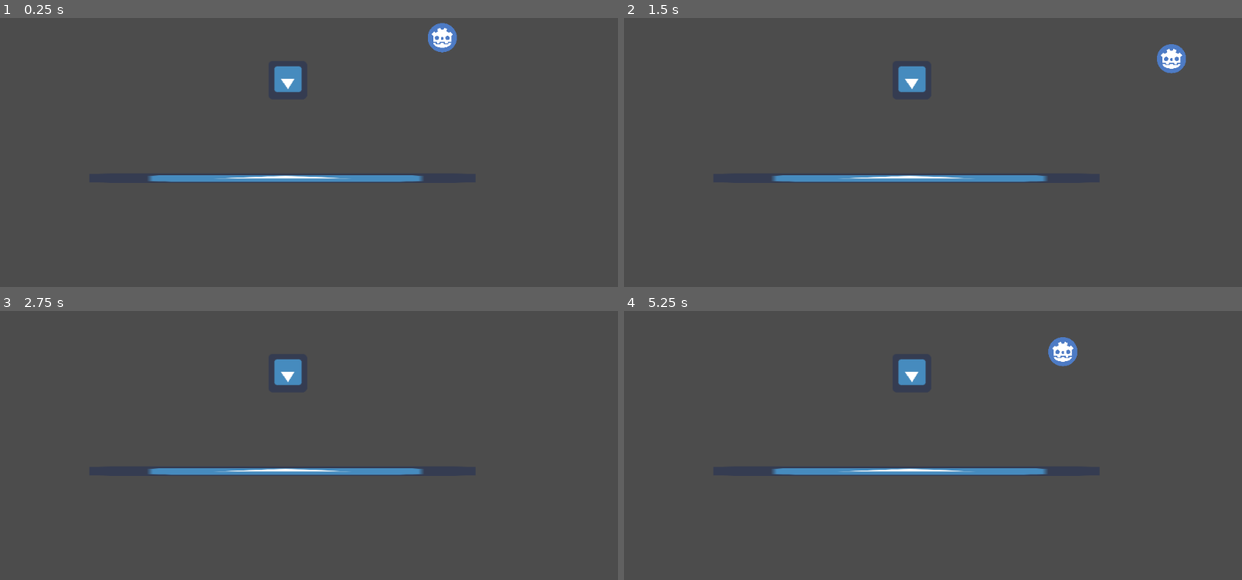
Above: before the commit, frames 1-4 (two rows, left to right).
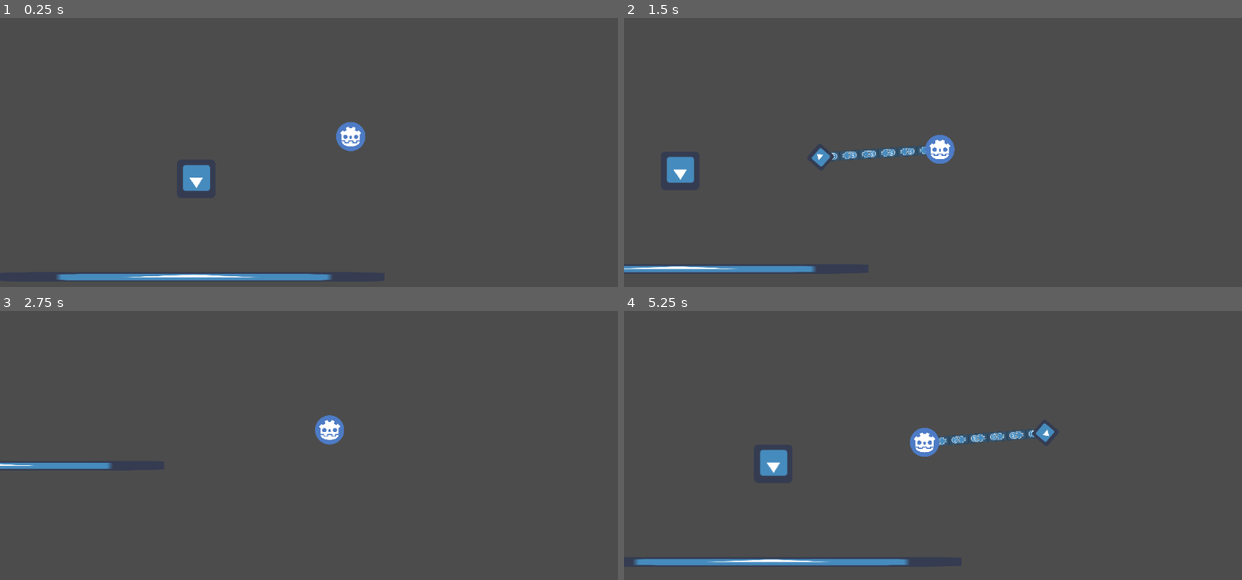
Above: after the commit, the same moments.

Repository: EliezerGraber/ProjectZero
Game: Godot game, scene res://TestWorld.tscn
The game is run twice, just before and just after one commit, with the same random seed, the same clock (stepped at 60 frames per second) and the same inputs. The engine's default icon, where the game draws it, is replaced by a stand-in: a white triangle on a blue panel in a dark square.
Inputs (mouse positions are in pixels of both pictures, inside the frame that each line leads up to):
- Up to frame 1 (0.25 s): no input
- Up to frame 2 (1.5 s): move the mouse to (1068, 117) at 0.52 s; hold Right (ui_right) 0.53-1.28 s; click (1068, 117) at 0.67 s; move the mouse to (809, 155) at 1.27 s; hold Down (ui_down) from 1.28 s (still down); click (809, 155) at 1.42 s
- Up to frame 3 (2.75 s): move the mouse to (370, 351) at 2.02 s; release Down (ui_down) at 2.03 s; hold Right (ui_right) from 2.03 s (still down); click (370, 351) at 2.17 s
- Up to frame 4 (5.25 s): move the mouse to (902, 501) at 2.77 s; release Right (ui_right) at 2.78 s; hold Up (ui_up) 2.78-3.53 s; click (902, 501) at 2.92 s; move the mouse to (1118, 483) at 3.52 s; hold Left (ui_left) 3.53-5.03 s; click (1118, 483) at 3.67 s; move the mouse to (747, 375) at 4.27 s; click (747, 375) at 4.42 s; move the mouse to (963, 429) at 5.02 s; hold Down (ui_down) from 5.03 s (still down); click (963, 429) at 5.17 s

The runs differ from the first frame. In frame 1, 3.8% of the frame differs, in the area x 9-74%, y 1-98%; in frame 2, 4.3%; in frame 3, 2.4%; in frame 4, 4.5%, in the area x 1-74%, y 9-95%.

Commit message:
Movement, basic camera script, pull towards thing with grappling hook

Diff:
--- /dev/null
+++ b/Camera2D.gd
@@ -0,0 +1,15 @@
+"""
+This script controls the dynamic camera.
+"""
+extends Camera2D
+
+# Radius of the zone in the middle of the screen where the cam doesn't move
+export (int) var max_distance = 100
+
+#func input(event: InputEvent):
+#	if event is InputEventMouseMotion: # If the mouse moved...
+#		var _target = event.position - get_viewport().size * 0.5	# Get the mouse position relative to the middle of the screen
+#		self.position = lerp(self.position,$"../Player".position + (_target.normalized() * clamp(_target.length(),0,max_distance) * 0.5),0.1)
+func _physics_process(delta):
+#	self.position = lerp(self.position,$"../Player".position,.1)
+	self.position = lerp(self.position,$"../Player".position + get_global_mouse_position().normalized(),0.1)
--- /dev/null
+++ b/Hook.gd
@@ -0,0 +1,50 @@
+"""
+This script controls the chain.
+"""
+extends Node2D
+
+onready var links = $Chains		# A slightly easier reference to the links
+var direction := Vector2(0,0)	# The direction in which the chain was shot
+var tip := Vector2(0,0)			# The global position the tip should be in
+								# We use an extra var for this, because the chain is
+								# connected to the player and thus all .position
+								# properties would get messed with when the player
+								# moves.
+
+const chain_speed = 50	# The speed with which the chain moves
+
+var flying = false	# Whether the chain is moving through the air
+var hooked = false	# Whether the chain has connected to a wall
+
+# shoot() shoots the chain in a given direction
+func shoot(dir: Vector2) -> void:
+	direction = dir.normalized()	# Normalize the direction and save it
+	flying = true					# Keep track of our current scan
+	tip = self.global_position		# reset the tip position to the player's position
+
+# release() the chain
+func release() -> void:
+	flying = false	# Not flying anymore
+	hooked = false	# Not attached anymore
+
+# Every graphics frame we update the visuals
+func _process(_delta: float) -> void:
+	self.visible = flying or hooked	# Only visible if flying or attached to something
+	if not self.visible:
+		return	# Not visible -> nothing to draw
+	var tip_loc = to_local(tip)	# Easier to work in local coordinates
+	# We rotate the links (= chain) and the tip to fit on the line between self.position (= origin = player.position) and the tip
+	links.rotation = self.position.angle_to_point(tip_loc) - deg2rad(90)
+	$Tip.rotation = self.position.angle_to_point(tip_loc) - deg2rad(90)
+	links.position = tip_loc						# The links are moved to start at the tip
+	links.region_rect.size.y = tip_loc.length() * 2		# and get extended for the distance between (0,0) and the tip
+
+# Every physics frame we update the tip position
+func _physics_process(_delta: float) -> void:
+	$Tip.global_position = tip	# The player might have moved and thus updated the position of the tip -> reset it
+	if flying:
+		# `if move_and_collide()` always moves, but returns true if we did collide
+		if $Tip.move_and_collide(direction * chain_speed):
+			hooked = true	# Got something!
+			flying = false	# Not flying anymore
+	tip = $Tip.global_position	# set `tip` as starting position for next frame
--- /dev/null
+++ b/Hook.tscn
@@ -0,0 +1,34 @@
+[gd_scene load_steps=5 format=2]
+
+[ext_resource path="res://icon.png" type="Texture" id=1]
+[ext_resource path="res://chains.png" type="Texture" id=2]
+[ext_resource path="res://Hook.gd" type="Script" id=3]
+
+[sub_resource type="CapsuleShape2D" id=1]
+radius = 3.62835
+height = 27.5174
+
+[node name="Hook" type="Node2D"]
+script = ExtResource( 3 )
+
+[node name="Chains" type="Sprite" parent="."]
+scale = Vector2( 0.25, 0.5 )
+texture = ExtResource( 2 )
+centered = false
+offset = Vector2( -32, 0 )
+region_enabled = true
+region_rect = Rect2( 0, 0, 64, 6400 )
+
+[node name="Tip" type="KinematicBody2D" parent="."]
+scale = Vector2( 1.5, 1.5 )
+collision_layer = 4
+
+[node name="HookSprite" type="Sprite" parent="Tip"]
+rotation = 0.785398
+scale = Vector2( 0.35, 0.35 )
+texture = ExtResource( 1 )
+
+[node name="CollisionShape2D" type="CollisionShape2D" parent="Tip"]
+position = Vector2( 0, 8 )
+scale = Vector2( 2, 1 )
+shape = SubResource( 1 )
--- a/PlayerKinematicBody2D.gd
+++ b/Player.gd
@@ -1,9 +1,11 @@
 extends KinematicBody2D
 
 export (int) var speed = 3
+export (int) var hook_pull = 5
 
 var velocity = Vector2()
-var transfer_velocity = Vector2()
+var hook_velocity := Vector2(0,0)
+#var transfer_velocity = Vector2()
 var input = Vector2()
 
 func movement():
@@ -30,15 +32,36 @@
 	else:
 		velocity.y = lerp(velocity.y,0,.35)
 
-func _process(delta):
-	pass
+func _input(event: InputEvent) -> void:
+	if event is InputEventMouseButton:
+		if event.pressed:
+			# We clicked the mouse -> shoot()
+			$Hook.shoot(event.position - get_viewport().size * 0.5)
+		else:
+			# We released the mouse -> release()
+			$Hook.release()
+
 
 func _physics_process(delta):
 	movement()
-	#move_and_slide(velocity * 80)
-	var collision = move_and_collide(velocity * 80 * delta)
-	if collision:
-		velocity = velocity.slide(collision.normal)
+	# Grapple towards physics
+	if $Hook.hooked:
+		# `to_local($Hook.tip).normalized()` is the direction that the hook is pulling
+		hook_velocity = to_local($Hook.tip).normalized() * hook_pull
+		hook_velocity.y *= 1.65
+		# Reduce pull if going in opposite direction
+		if sign(hook_velocity.x) != sign(input.x):
+			hook_velocity.x *= 0.7
+		if sign(hook_velocity.y) != sign(input.y):
+			hook_velocity.y *= 0.7
+	else:
+		# Not hooked -> no hook velocity
+		hook_velocity = lerp(hook_velocity,Vector2(0,0),.15)
+	velocity += hook_velocity
+	move_and_slide(velocity * 80)
+	#var collision = move_and_collide(velocity * 80 * delta)
+	#if collision:
+	#	velocity = velocity.slide(collision.normal)
 
 #	Box Pushing
 #	if collision:
--- a/Player.tscn
+++ b/Player.tscn
@@ -1,13 +1,16 @@
-[gd_scene load_steps=4 format=2]
+[gd_scene load_steps=5 format=2]
 
 [ext_resource path="res://uwau9udc0b751 (1).png" type="Texture" id=1]
-[ext_resource path="res://PlayerKinematicBody2D.gd" type="Script" id=3]
+[ext_resource path="res://Hook.tscn" type="PackedScene" id=2]
+[ext_resource path="res://Player.gd" type="Script" id=3]
 
 [sub_resource type="CircleShape2D" id=1]
 radius = 24.3205
 
 [node name="Player" type="KinematicBody2D"]
 position = Vector2( 1, 0 )
+collision_layer = 2
+collision_mask = 3
 script = ExtResource( 3 )
 
 [node name="PlayerSprite" type="Sprite" parent="."]
@@ -16,3 +19,6 @@
 
 [node name="CollisionShape2D" type="CollisionShape2D" parent="."]
 shape = SubResource( 1 )
+
+[node name="Hook" parent="." instance=ExtResource( 2 )]
+show_behind_parent = true
--- a/TestWorld.tscn
+++ b/TestWorld.tscn
@@ -1,8 +1,9 @@
-[gd_scene load_steps=4 format=2]
+[gd_scene load_steps=5 format=2]
 
 [ext_resource path="res://Player.tscn" type="PackedScene" id=1]
 [ext_resource path="res://PushBox.tscn" type="PackedScene" id=2]
 [ext_resource path="res://HorizontalWall.tscn" type="PackedScene" id=3]
+[ext_resource path="res://Camera2D.gd" type="Script" id=4]
 
 [node name="TestWorld" type="Node2D"]
 position = Vector2( 394.566, 140.007 )
@@ -15,3 +16,7 @@
 
 [node name="Wall" parent="." instance=ExtResource( 3 )]
 position = Vector2( 73.6994, 228.954 )
+
+[node name="Camera2D" type="Camera2D" parent="."]
+current = true
+script = ExtResource( 4 )
--- a/project.godot
+++ b/project.godot
@@ -17,6 +17,10 @@
 config/name="ProjectZero"
 run/main_scene="res://TestWorld.tscn"
 config/icon="res://icon.png"
+
+[global]
+
+layer=false
 
 [input]
 
@@ -53,6 +57,15 @@
  ]
 }
 
+[layer_names]
+
+2d_render/layer_1="Walls"
+2d_physics/layer_1="Walls"
+2d_render/layer_2="Player"
+2d_physics/layer_2="Player"
+2d_render/layer_3="Hook"
+2d_physics/layer_3="Hook"
+
 [physics]
 
 2d/default_gravity=0
Binary file added: chains.png
Not shown, added: chains.png.import
